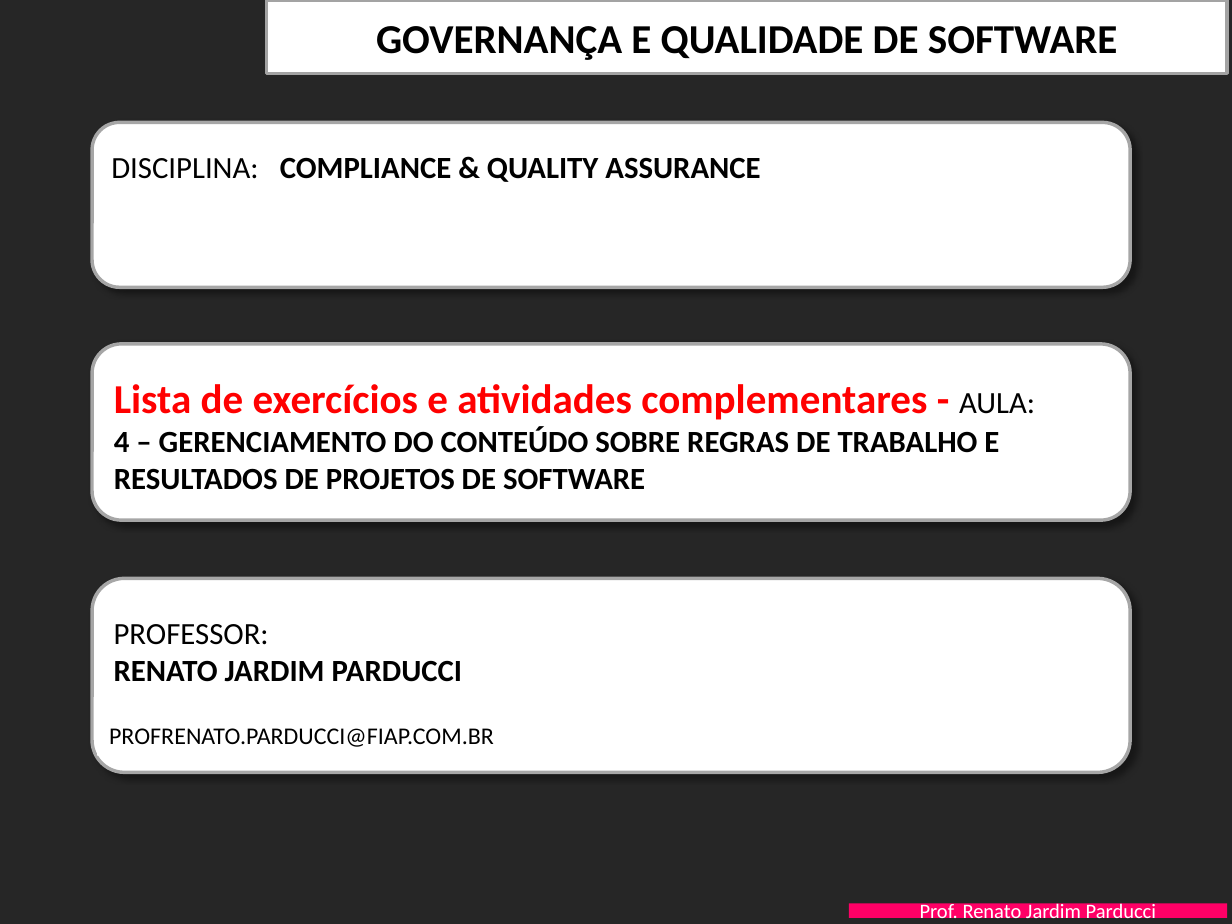
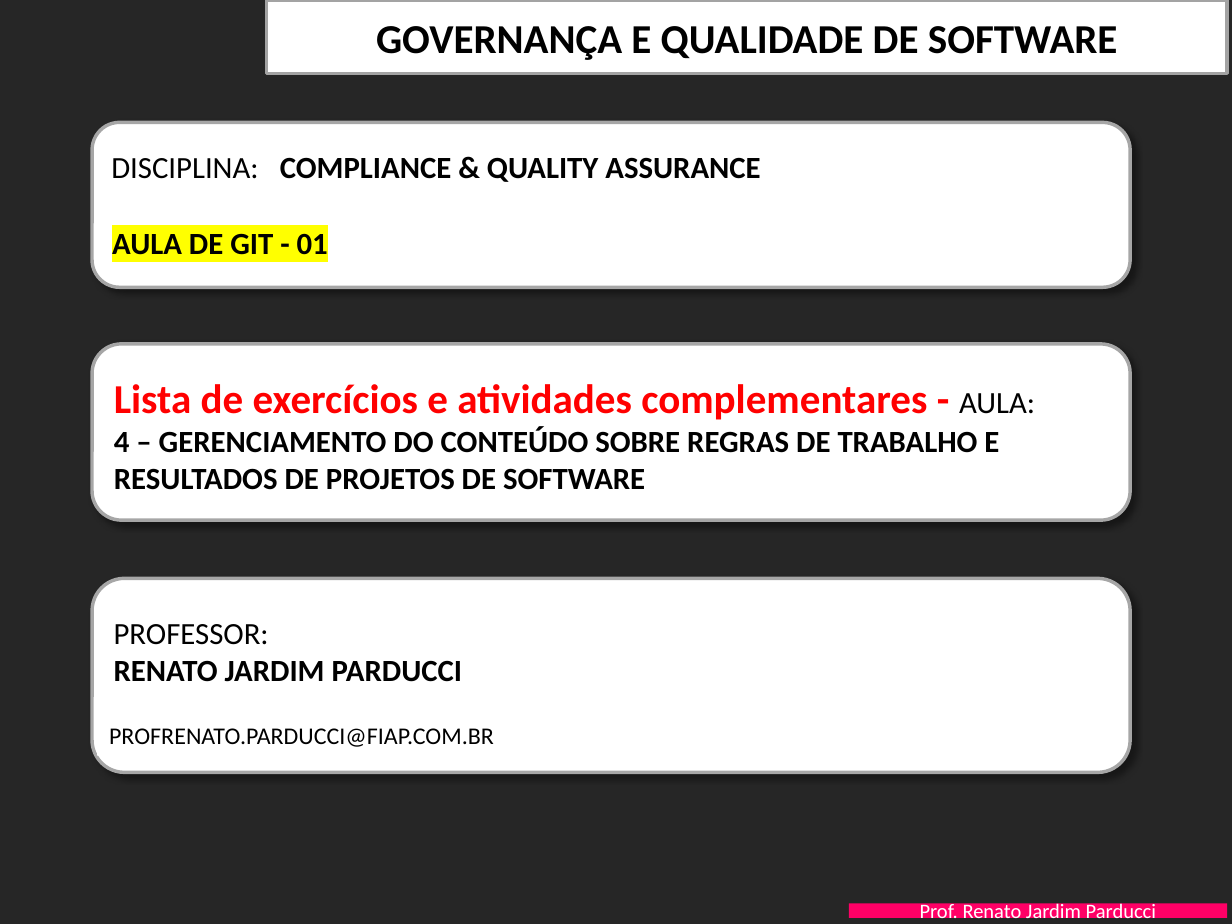
Before and after one commit to Neveszera/2TDSPM-ExemploGitHub2024, a slide deck: slide 1 of PastaDocProjeto/FIAP-QualidProjSW-Aula-4-AdministracaoConteudo- EXERCICIOS.pptx. Drawn at 1232x924 pixels with LibreOffice and Linux fonts; fonts in the diff are those of the drawing; background and template pictures are left out. Boxes give left, top, right and bottom in pixels: in the first picture for what was removed or moved away, otherwise in the second. Text is boxed around its words. In the diff, an @@ line names an element or a change of style, - is before the commit and + after.

Commit message:
Alteração do PITCH, informando objetivo

```diff
--- a/PastaDocProjeto/FIAP-QualidProjSW-Aula-4-AdministracaoConteudo- EXERCICIOS.pptx
+++ b/PastaDocProjeto/FIAP-QualidProjSW-Aula-4-AdministracaoConteudo- EXERCICIOS.pptx
@@ text in rounded rectangle at (x1=112, y1=233, x2=328, y2=255): text added @@
+AULA DE GIT - 01
```
